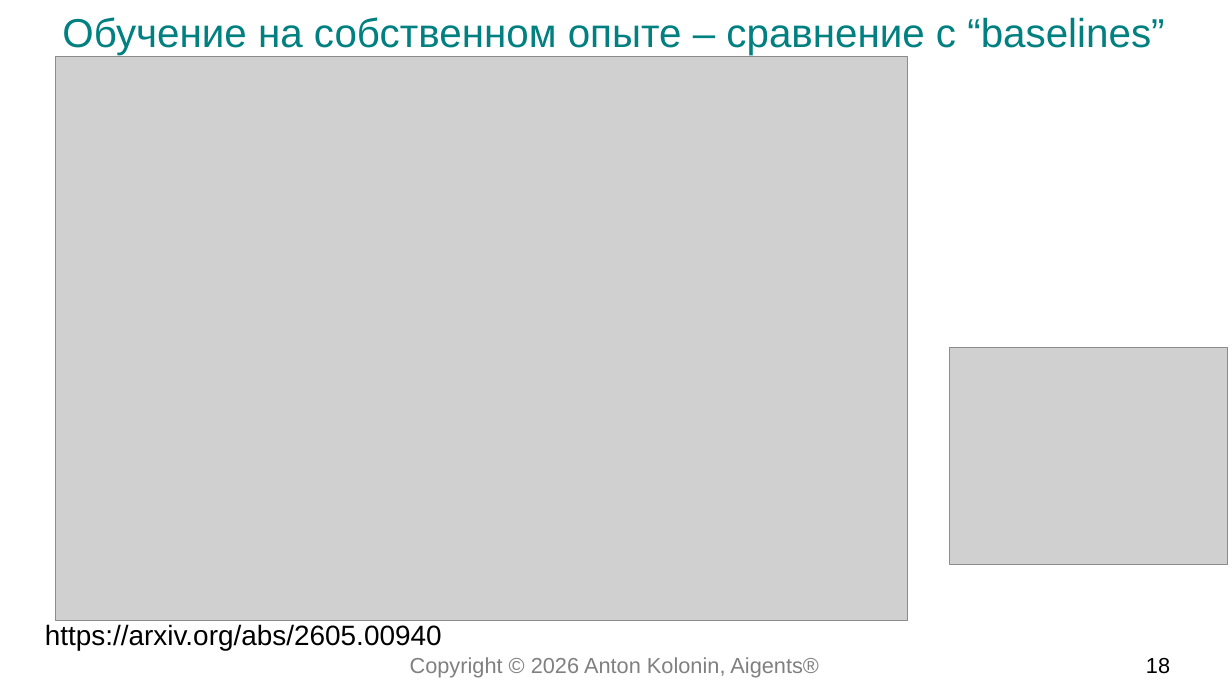
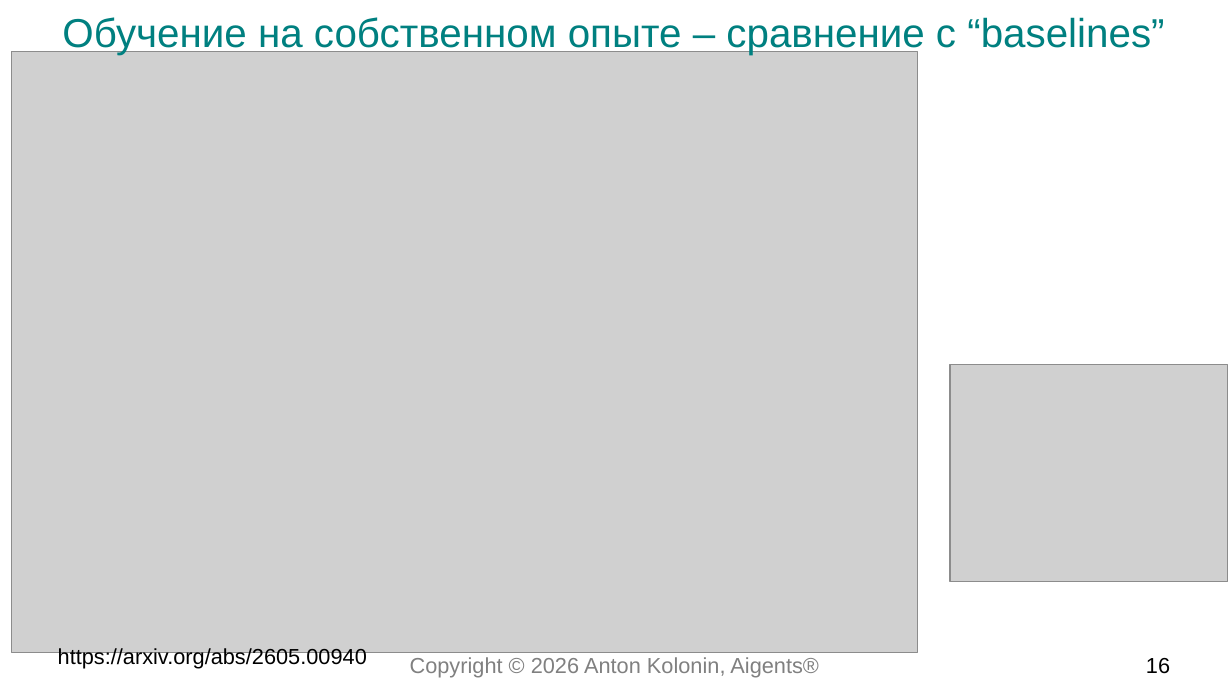
Before and after one commit to aigents/iai, a slide deck: slide 16 of docs/2026/interpretable_experiential_kolonin_datafest.odp (slide 18 before the commit). Drawn at 1232x693 pixels with LibreOffice and Linux fonts; fonts in the diff are those of the drawing; grey boxes stand for pictures. Boxes give left, top, right and bottom in pixels: in the first picture for what was removed or moved away, otherwise in the second. Text is boxed around its words. In the diff, an @@ line names an element or a change of style, - is before the commit and + after.

```diff
--- a/docs/2026/interpretable_experiential_kolonin_datafest.odp
+++ b/docs/2026/interpretable_experiential_kolonin_datafest.odp
@@ picture: place and size @@
-picture at <box>56,56,908,620</box>
+picture at <box>12,51,918,653</box>
@@ picture: place and size @@
-picture at <box>950,348,1229,565</box>
+picture at <box>950,364,1229,581</box>
@@ text "https://arxiv.org/abs/2605.00940": place and size @@
-text "https://arxiv.org/abs/2605.00940" at <box>45,624,442,650</box>
+text "https://arxiv.org/abs/2605.00940" at <box>58,648,367,669</box>
@@ text "https://arxiv.org/abs/2605.00940" at <box>58,648,367,669</box>: size 18 to 14 pt @@
@@ page number at <box>1146,658,1170,674</box>: text changed @@
-18
+16
```
Also in this commit, not shown: 9 other slides changed, 2 slides removed, 5 other files.
